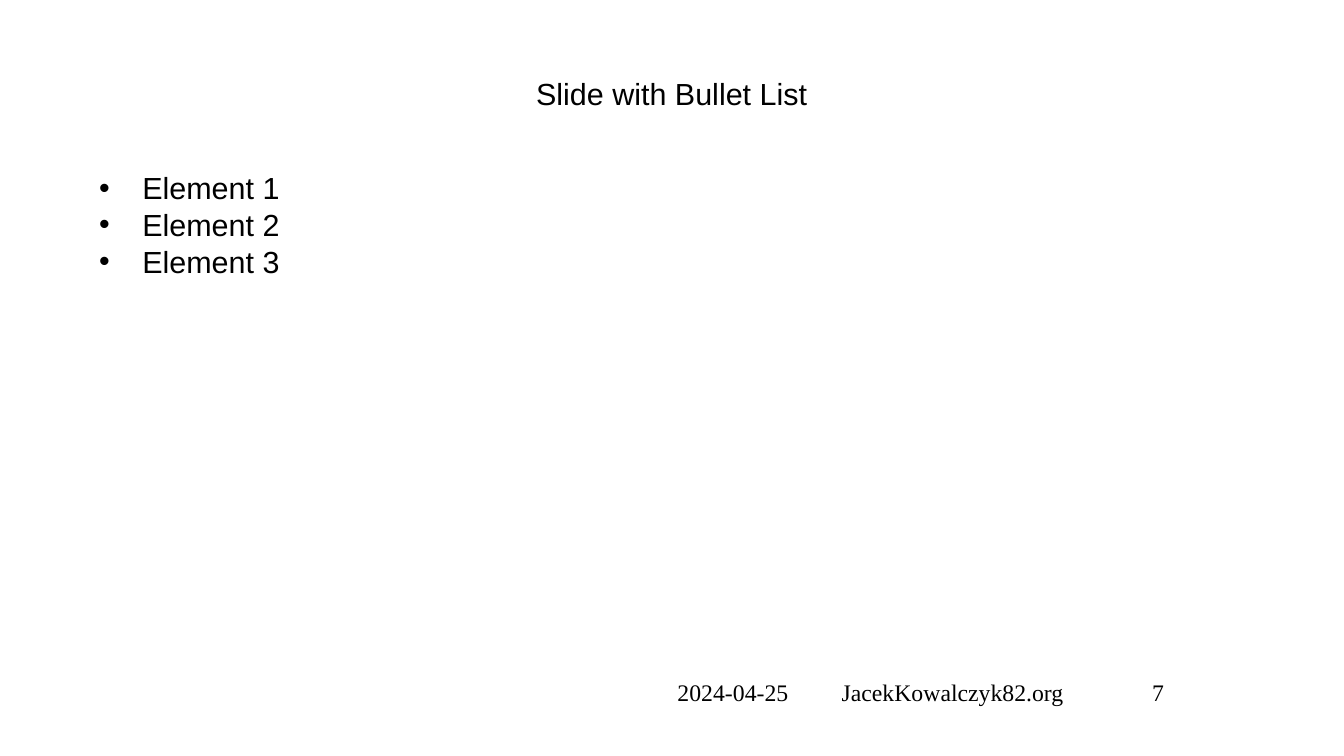
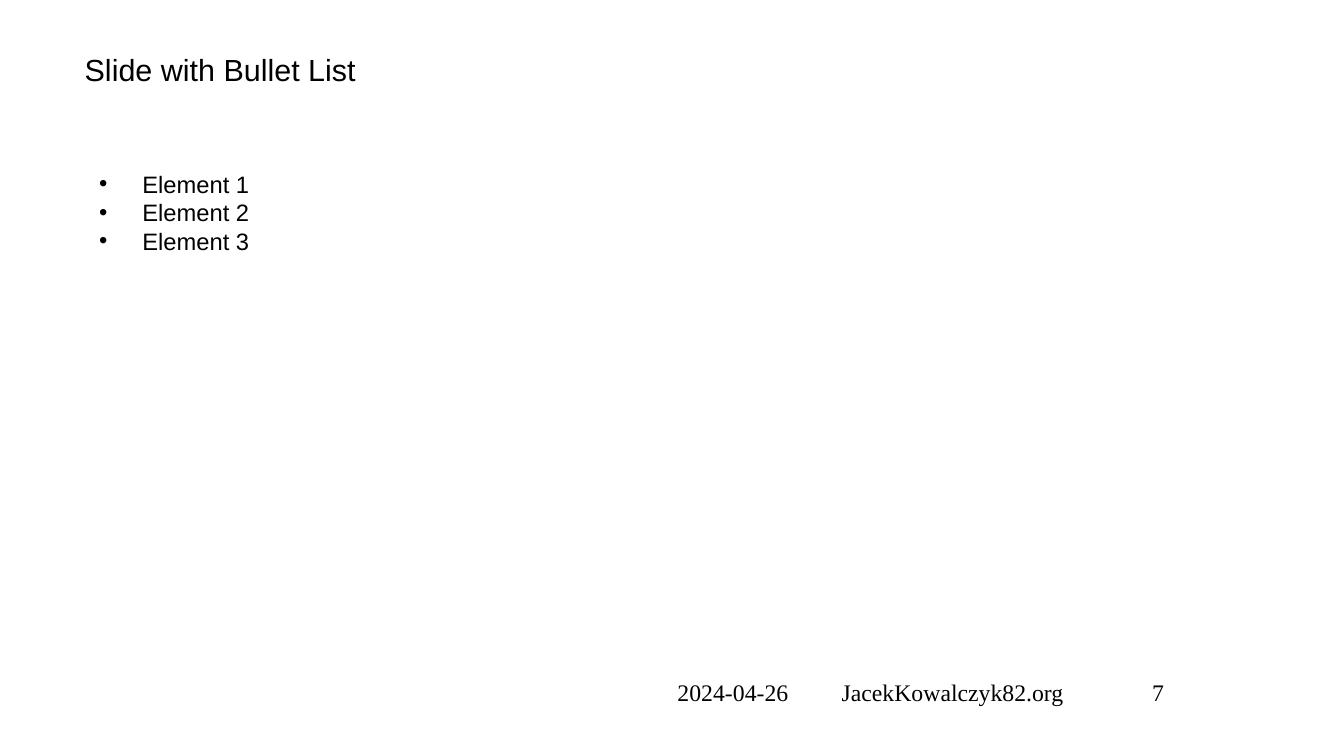
Before and after one commit to jacekkowalczyk82/code-2-present, a slide deck: slide 8 of HowTo-presentation.pptx. Drawn at 1344x756 pixels with LibreOffice and Linux fonts; fonts in the diff are those of the drawing; background and template pictures are left out. Boxes give left, top, right and bottom in pixels: in the first picture for what was removed or moved away, otherwise in the second. Text is boxed around its words. In the diff, an @@ line names an element or a change of style, - is before the commit and + after.

```diff
--- a/HowTo-presentation.pptx
+++ b/HowTo-presentation.pptx
@@ title "Slide with Bullet List": place and size @@
-title "Slide with Bullet List" at <box>536,83,807,106</box>
+title "Slide with Bullet List" at <box>85,59,355,82</box>
@@ title "Slide with Bullet List" at <box>85,59,355,82</box>: alignment centre to left; vertical alignment middle to top @@
@@ text "Element 1" at <box>142,175,249,251</box>: size 18 to 14 pt @@
@@ text at <box>677,684,1164,706</box>: text changed @@
-2024-04-25 JacekKowalczyk82.org 7
+2024-04-26 JacekKowalczyk82.org 7
```
Also in this commit, not shown: 7 other slides changed, 8 other files.
